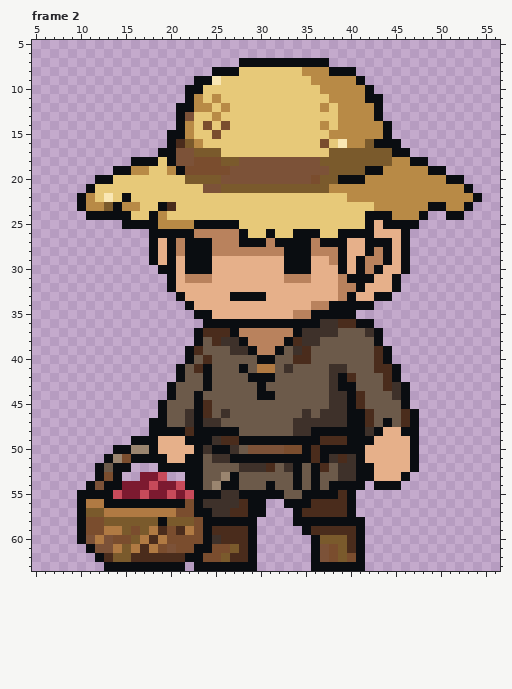
Edited in one commit: pixel-art file (ArtSource/LocalEnemies/BasketVillager_Idle.aseprite). Above: the version before the commit.
64x64 pixels, 9 frames. Shown: frame 2: x 5..56, y 5..63. The commit also changed other frames, which this record leaves out.
After:
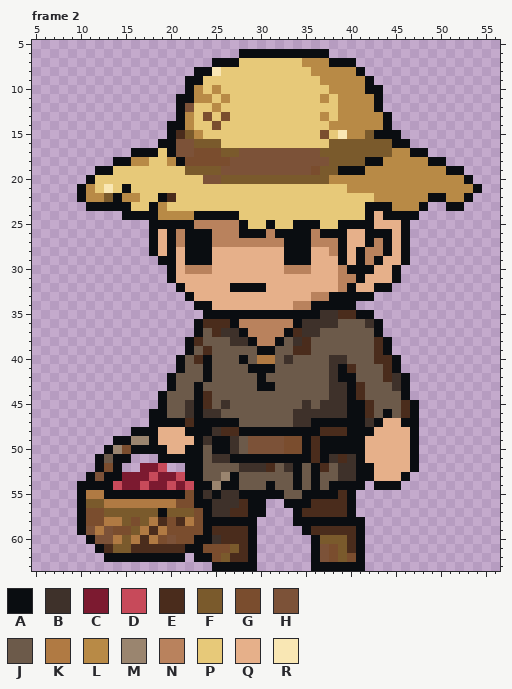
Palette (. is transparent): A #0a0d11  B #3e312a  C #7c1a30  D #c74a5a  E #4a2c1c  F #7a5a2c  G #7a4d2e  H #7c5238  J #6c5a4a  K #b07a43  L #b88a46  M #9a856f  N #b9825d  P #e7c979  Q #e6b08a  R #f9e7b4
Message: Unify enemy idles from Miner through King and repair held props
The exact change:
--- frame 2
@@ x 5..56 @@
  5 ....................................................
- 6 ....................................................
- 7 .......................AAAAAAAAAA...................
- 8 ....................AAAPPPPPPPLLLAAA................
- 9 ..................AARPPPPPPPPPPLLLLLA...............
-10 .................AAPPPPPPPPPPPPPLLLLLA..............
-11 .................ALPLPPPPPPPPPPPPLLLLAA.............
-12 ................AALLPLPPPPPPPPPPLPLLLLA.............
-13 ................AHPPLPPPPPPPPPPPPPLLLLA.............
-14 ................ALPGPGPPPPPPPPPPLPLLLLLA............
-15 ...............AALPPGPPPPPPPPPPPPLLLLLLA............
-16 ...............AEFLPPPPPPPPPPPPPGPRLLFAAA...........
-17 ..............AAHHFFFPPPPPPPPPPPPFFFFFFFAA..........
-18 ...........AAAPAHHGGGFFHHHHHHHHHFFFFFFFFLLAA........
-19 .........AALLPPLAGGGGGHHHHHHHHHHHFFFFAALLLLLAA......
-20 .......AAPPPPPPPPFFFFHHHHHHHHHHGFFAAALLLLLLLLLAA....
-21 ......APPPPPPPPPPPPHHFFFFFFFFFFFFLLLLLLLLLLLLLLLA...
-22 .....ALPRPAPPPPPPPPPPPPPPPPPPPPPPPPLLLLLLLLLLLLLLA..
-23 .....ALLFALLPPAEPPPPPPPPPPPPPPPPPPPPPPLLLLLLAALLA...
-24 ......AAAAAPPALPPPPPPPPPPPPPPPPPPPPPPAAALLLA..AA....
-25 ..........AAAALLLLAAAAAPPPPPPPPPPPPPPAQAAAA.........
-26 .............AAAAANNNNNAPPAPPAAAPPAAAAQQQA..........
-27 .............AQANAAANNNAAANAAAANAAAQQAAAQA..........
-28 .............AQANAAANNNNNNNNAAANNNAQQANAQA..........
-29 .............AQAQAAAQQQQQQQQAAAQQNAQANNAQA..........
-30 ..............AAQAAAQQQQQQQQAAAQQQAQANAQQA..........
-31 ...............AQNNNQQQQQQQQNNNQQQNAAAQQA...........
-32 ...............AQQQQQQQQQQQQQQQQQQNNAQQQA...........
-33 ................AQQQQQAAAAQQQQQQQQNAQQAA............
-34 .................AQQQQQQQQQQQQQNNAAAAA..............
-35 ..................AAQQQQQQQQQNNAAAAA................
-36 ...................AAAAAAAAAAAAABBEEAA..............
-37 ..................AEEEANNNNNNABBBBJJJBA.............
-38 ..................AJEBBANNNNAEBBJJJJJJA.............
-39 .................AEJJJBBANNAJBEJJJJJJJEA............
-40 .................AJEJJJJJAAJJEEJJJJJJJEA............
-41 ................AJEAJJJAJKKJBJJJJBBJJJEEA...........
-42 ................AJJAJJJJAAAJJJJJJBAEJJJEA...........
-43 ...............AJJJAJJJJJAJJJJJJJBAAJJJEBA..........
-44 ...............AJJAJJJJJJAAJJJJJJBBAEJJJBA..........
-45 ..............AJJJAEJJJJJJJJJJJJJBBAEJJJJA..........
-46 ..............AJJBAEJBJJJJJJJJBJBBBAAEJJJEA.........
-47 .............AAJJBABBJJJJJJJJBBBBBBAAEJAJEA.........
-48 .............AAAAEAAAAAJJJJJJBBAAAAAABAQQAA.........
-49 ...........AAAQQQAAABEEAAAAAAAAAEEEAAAQQQQA.........
-50 .........AAMMAQQQQABAABJHHHHGGAEAAAAAQQQQQA.........
-51 ........AMGAAAAQQAAJBBAAAAAAAAAEABEBAQQQQQA.........
-52 .......AJAA...AAAAAJJJJBBBEJBAJAEJBBAAQQQQA.........
-53 .......AGA..CCD..AAJJMAJJJJJJAJAJJBBAAQQQA..........
-54 ......AHAACCCDCCDAAJMAAJJJAJJAJAJAAAA.AAA...........
-55 .....AAAADCCDCCDCDAAABBAAAAAJJAAAAEA................
-56 .....AKKAAAAAAAAAGABBBBEAA..AAAEEEEA................
-57 .....AFFKKKKKKKKGGAABBEEAA...AEEEEEA................
-58 .....AGGFFFFFFAFFFGAAAAAA....AAAAAAAA...............
-59 .....AGGKKFGFKEGEKGAEEEEA.....AEEEEEA...............
-60 .....AHKHGGFKEKGGGGABEEEA......AFFFEA...............
-61 ......AHHKFKEKGHGGAAGGFEA......AHGFEA...............
-62 .......AEFFEEEEEEAAGGFEEA......AHGFGA...............
-63 ........AAAAAAAAA.AAAAAAA......AAAAAA...............
+ 6 .......................AAAAAAAAAA...................
+ 7 ....................AAAPPPPPPPLLLAAA................
+ 8 ..................AARPPPPPPPPPPLLLLLA...............
+ 9 .................AAPPPPPPPPPPPPPLLLLLA..............
+10 .................ALPLPPPPPPPPPPPPLLLLAA.............
+11 ................AALLPLPPPPPPPPPPLPLLLLA.............
+12 ................AHPPLPPPPPPPPPPPPPLLLLA.............
+13 ................ALPGPGPPPPPPPPPPLPLLLLLA............
+14 ...............AALPPGPPPPPPPPPPPPLLLLLLA............
+15 ...............AEFLPPPPPPPPPPPPPGPRLLFAAA...........
+16 ..............AAHHFFFPPPPPPPPPPPPFFFFFFFAA..........
+17 ...........AAAPAHHGGGFFHHHHHHHHHFFFFFFFFLLAA........
+18 .........AALLPPLAGGGGGHHHHHHHHHHHFFFFAALLLLLAA......
+19 .......AAPPPPPPPPFFFFHHHHHHHHHHGFFAAALLLLLLLLLAA....
+20 ......APPPPPPPPPPPPHHFFFFFFFFFFFFLLLLLLLLLLLLLLLA...
+21 .....ALPRPAPPPPPPPPPPPPPPPPPPPPPPPPLLLLLLLLLLLLLLA..
+22 .....ALLFALLPPAEPPPPPPPPPPPPPPPPPPPPPPLLLLLLAALLA...
+23 ......AAAAAPPALPPPPPPPPPPPPPPPPPPPPPPAAALLLA..AA....
+24 ..........AAAALLLLAAAAAPPPPPPPPPPPPPPAQAAAA.........
+25 .............AAAAANNNNNAPPAPPAAAPPAAAAQQQA..........
+26 .............AQANAAANNNAAANAAAANAAAQQAAAQA..........
+27 .............AQANAAANNNNNNNNAAANNNAQQANAQA..........
+28 .............AQAQAAAQQQQQQQQAAAQQNAQANNAQA..........
+29 ..............AAQAAAQQQQQQQQAAAQQQAQANAQQA..........
+30 ...............AQNNNQQQQQQQQNNNQQQNAAAQQA...........
+31 ...............AQQQQQQQQQQQQQQQQQQNNAQQQA...........
+32 ................AQQQQQAAAAQQQQQQQQNAQQAA............
+33 .................AQQQQQQQQQQQQQNNAAAAA..............
+34 ..................AAQQQQQQQQQNNAAAAA................
+35 ...................AAAAAAAAAAAAABBEEAA..............
+36 ..................AEEEANNNNNNABBBBJJJBA.............
+37 ..................AJEBBANNNNAEBBJJJJJJA.............
+38 .................AEJJJBBANNAJBEJJJJJJJEA............
+39 .................AJEJJJJJAAJJEEJJJJJJJEA............
+40 ................AJEAJJJAJKKJBJJJJBBJJJEEA...........
+41 ................AJJAJJJJAAAJJJJJJBAEJJJEA...........
+42 ...............AJJJAJJJJJAJJJJJJJBAAJJJEBA..........
+43 ...............AJJAJJJJJJAAJJJJJJBBAEJJJBA..........
+44 ..............AJJJAEJJJJJJJJJJJJJBBAEJJJJA..........
+45 ..............AJJBAEJBJJJJJJJJBJBBBAAEJJJEA.........
+46 .............AAJJBABBJJJJJJJJBBBBBBAAEJAJEA.........
+47 .............AAAAEAAAAAJJJJJJBBAAAAAABAQQAA.........
+48 ...........AAAQQQAAABEEAAAAAAAAAEEEAAAQQQQA.........
+49 .........AAMMAQQQQABAABJHHHHGGAEAAAAAQQQQQA.........
+50 ........AMGAAAAQQAAJAABJHHHHGGAEAAAAAQQQQQA.........
+51 .......AJAA...AAAAAJBBAAAAAAAAAEABEBAQQQQQA.........
+52 .......AGA..CCD..AAJJJJBBBEJBAJAEJBBAAQQQQA.........
+53 ......AHAACCCDCCDAAJJMAJJJJJJAJAJJBBAAQQQA..........
+54 .....AAAADCCDCCDCDAAMAAJJJAJJAJAJAAAA.AAA...........
+55 .....AKKAAAAAAAAAGABABBAAAAAJJAAAAEA................
+56 .....AFFKKKKKKKKGGAABBBEAA..AAAEEEEA................
+57 .....AGGFFFFFFAFFFGABBEEAA...AEEEEEA................
+58 .....AGGKKFGFKEGEKGAAAAAA....AAAAAAAA...............
+59 .....AHKHGGFKEKGGGGAEEEEA.....AEEEEEA...............
+60 ......AHHKFKEKGHGGAABEEEA......AFFFEA...............
+61 .......AEFFEEEEEEAAGGGFEA......AHGFEA...............
+62 ........AAAAAAAAA.AAGFEEA......AHGFGA...............
+63 ....................AAAAA......AAAAAA...............
Boxes around the changes in both pictures, in picture pixels (x1, y1, x2, y2):
changed: (77, 49, 482, 571)
